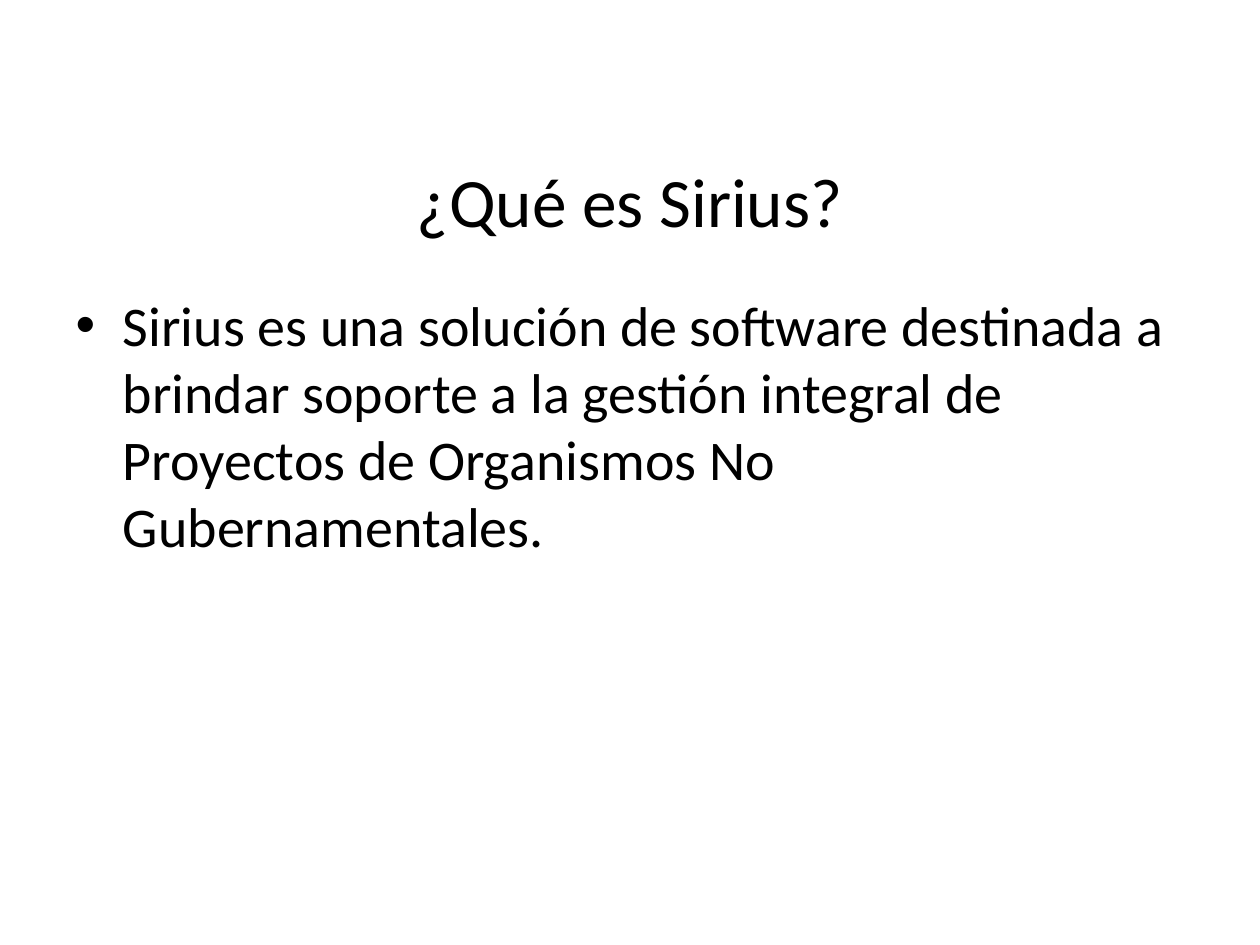
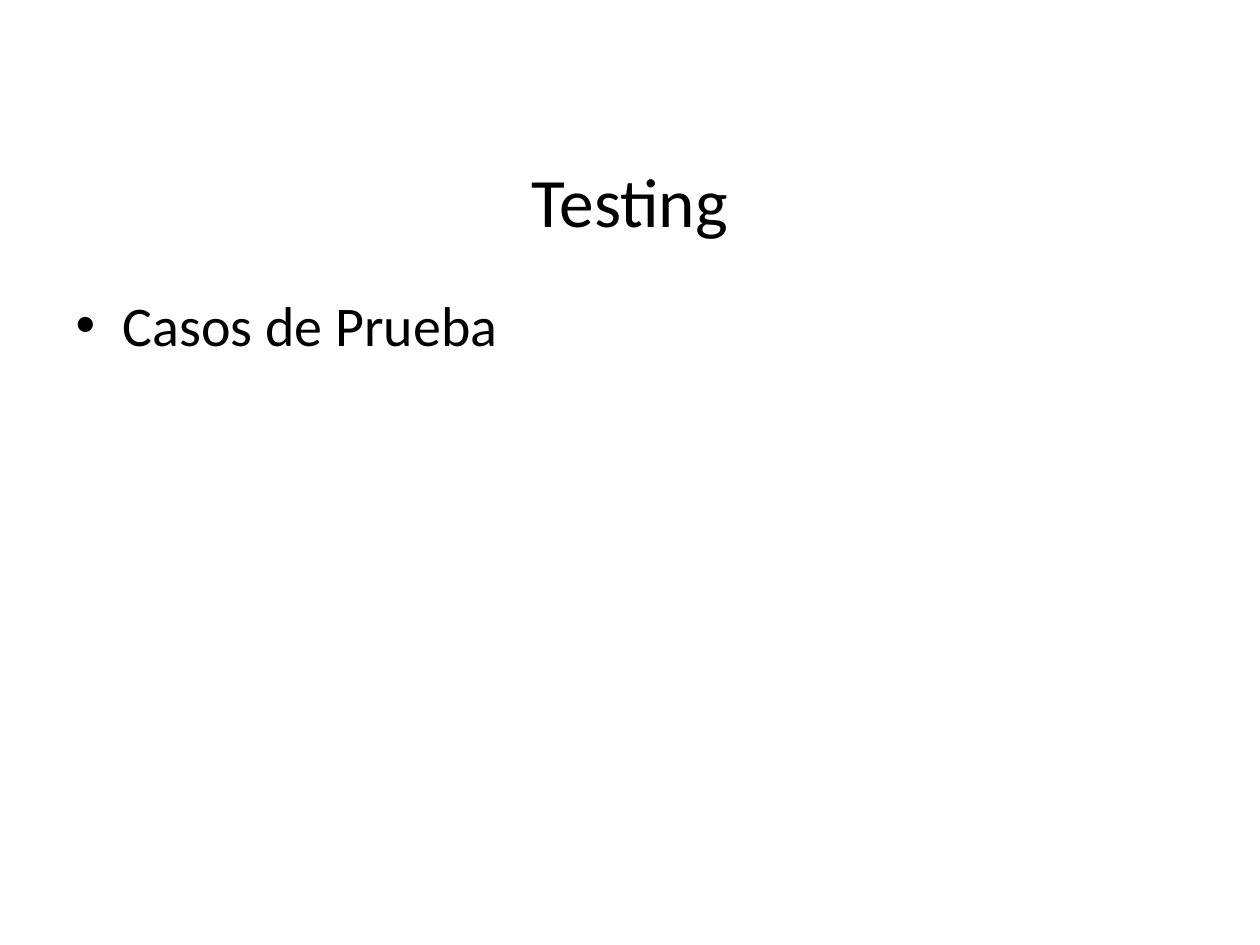
Before and after one commit to pedrohmolina/admin-ong, a slide deck: slide 29 of Documentacion/Presentacion/Presentacion Sirius.pptx (slide 28 before the commit). Drawn at 1260x945 pixels with LibreOffice and Linux fonts; fonts in the diff are those of the drawing; background and template pictures are left out. Boxes give left, top, right and bottom in pixels: in the first picture for what was removed or moved away, otherwise in the second. Text is boxed around its words. In the diff, an @@ line names an element or a change of style, - is before the commit and + after.

```diff
--- a/Documentacion/Presentacion/Presentacion Sirius.pptx
+++ b/Documentacion/Presentacion/Presentacion Sirius.pptx
@@ title at (x1=532, y1=179, x2=728, y2=239): text changed @@
-¿Qué es Sirius?
+Testing
@@ text at (x1=123, y1=307, x2=497, y2=347): text changed @@
-• Sirius es una solución de software destinada a brindar soporte a la gestión integral de Proyectos de Organismos No Gubernamentales.
+• Casos de Prueba
```
Also in this commit, not shown: 10 other slides changed, 8 slides added, 7 slides removed.
